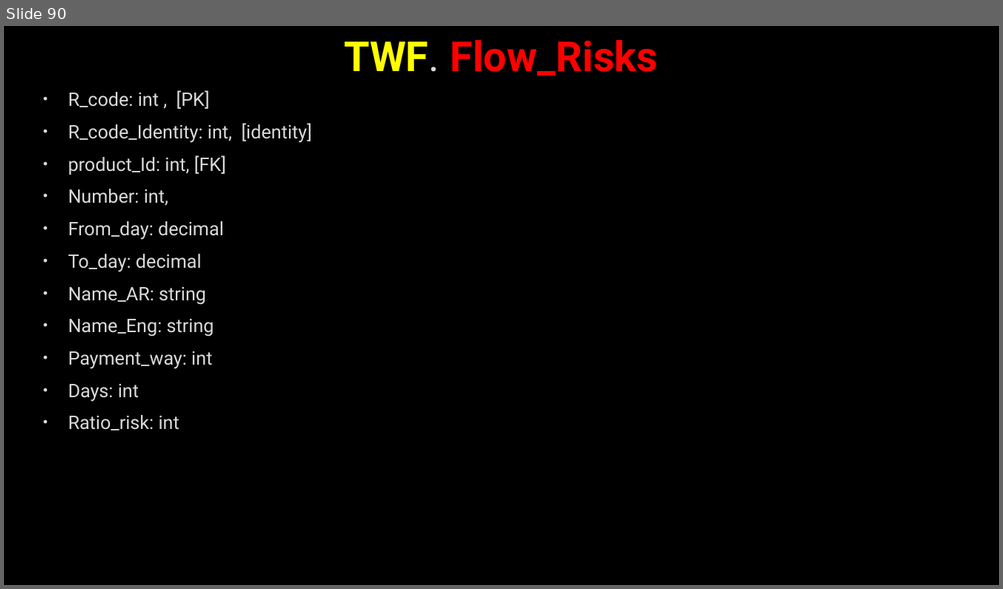
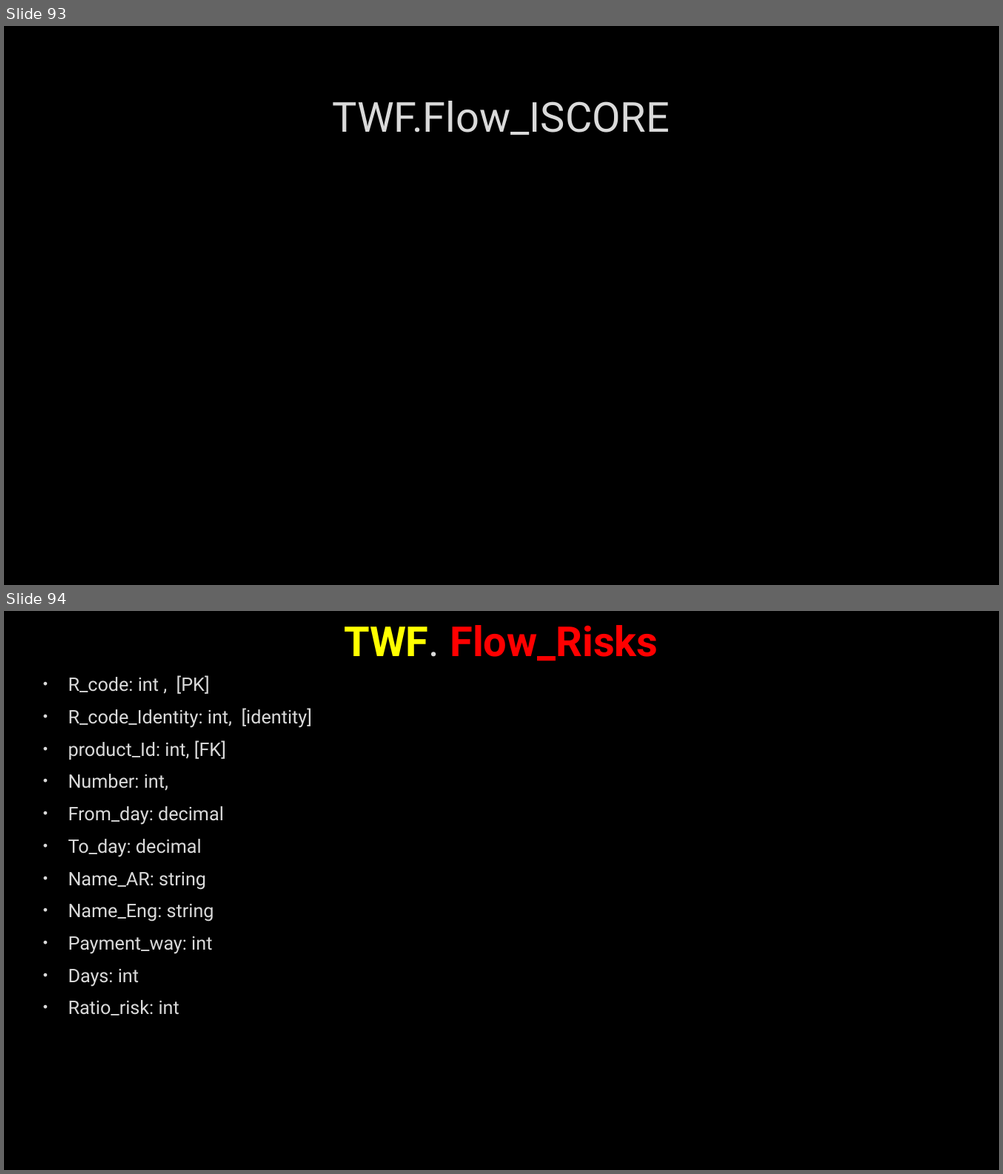
Before and after one commit to AhmedMohamedSamir1/Summary, a slide deck: Dot Net/Business.pptx. Shown one above the other, each under a label of ours: slide 90 before the commit, slides 93 and 94 after it. The pictures are 1003x589 and 1003x1174 pixels, drawn with LibreOffice and Linux fonts; fonts in the diff are those of the drawing; background and template pictures are left out. Boxes give left, top, right and bottom in pixels: in the first picture for what was removed or moved away, otherwise in the second. Text is boxed around its words. In the diff, an @@ line names an element or a change of style, - is before the commit and + after.

```diff
--- a/Dot Net/Business.pptx
+++ b/Dot Net/Business.pptx
@@ slide 93 added at bbox=[4, 26, 999, 585], background picture (left out) @@
@@ title added at bbox=[332, 101, 669, 135], 40 pt, text #DADADA @@
+TWF.Flow_ISCORE
@@ what was slide 90 is now slide 94 @@
```
Also in this commit, not shown: 7 slides changed, 3 other slides added, 5 other files.
